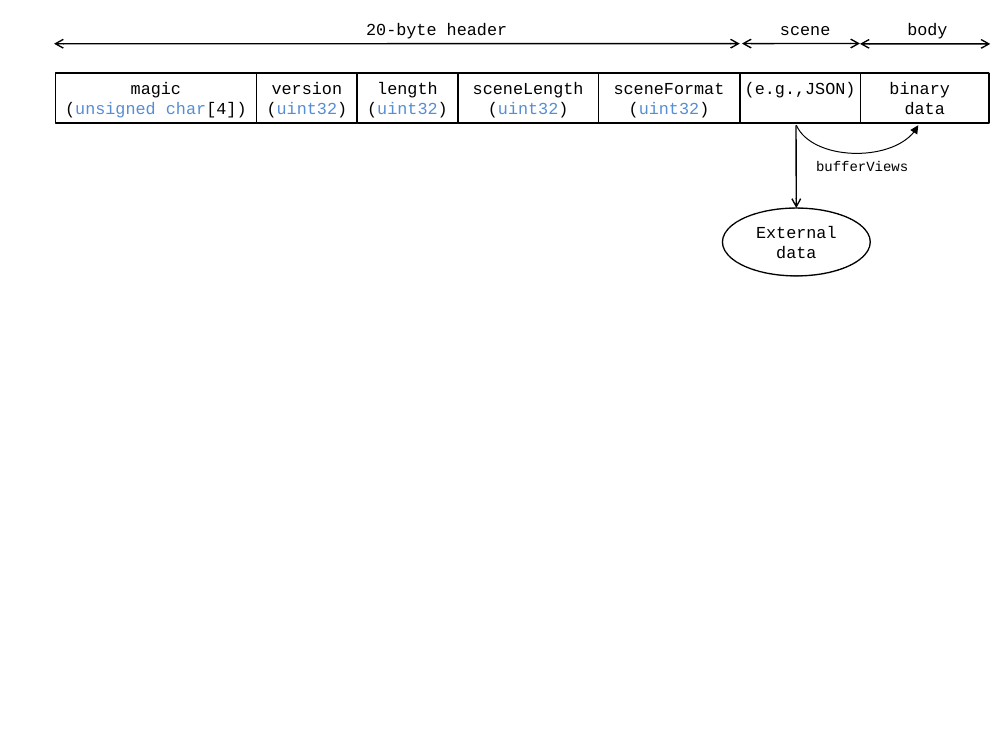
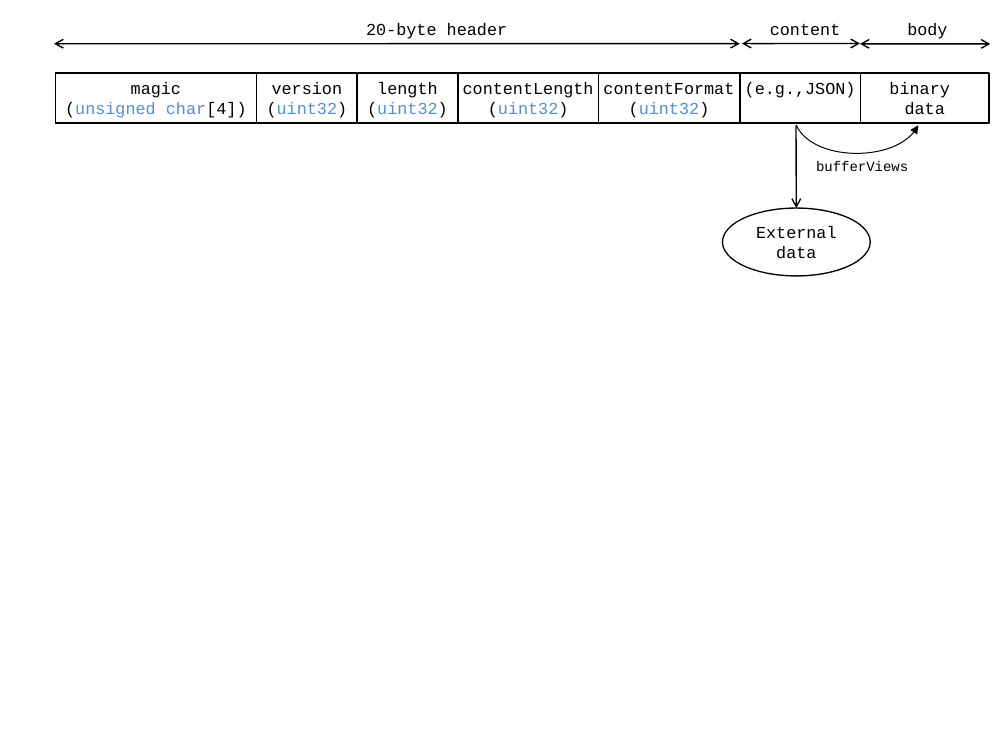
Before and after one commit to KhronosGroup/glTF, a slide deck: slide 1 of extensions/Khronos/KHR_binary_glTF/figures/Figures.pptx. Drawn at 1008x756 pixels with LibreOffice and Linux fonts; fonts in the diff are those of the drawing. Boxes give left, top, right and bottom in pixels: in the first picture for what was removed or moved away, otherwise in the second. Text is boxed around its words. In the diff, an @@ line names an element or a change of style, - is before the commit and + after.

Commit message:
Rename scene to content in Binary glTF extension spec

```diff
--- a/extensions/Khronos/KHR_binary_glTF/figures/Figures.pptx
+++ b/extensions/Khronos/KHR_binary_glTF/figures/Figures.pptx
@@ text at [770,24,841,35]: text changed @@
-scene
+content
@@ text in rectangle at [463,82,594,98]: text changed @@
-sceneLength
+contentLength
@@ text in rectangle at [603,82,734,94]: text changed @@
-sceneFormat
+contentFormat
```
Also in this commit, not shown: 2 other files.
